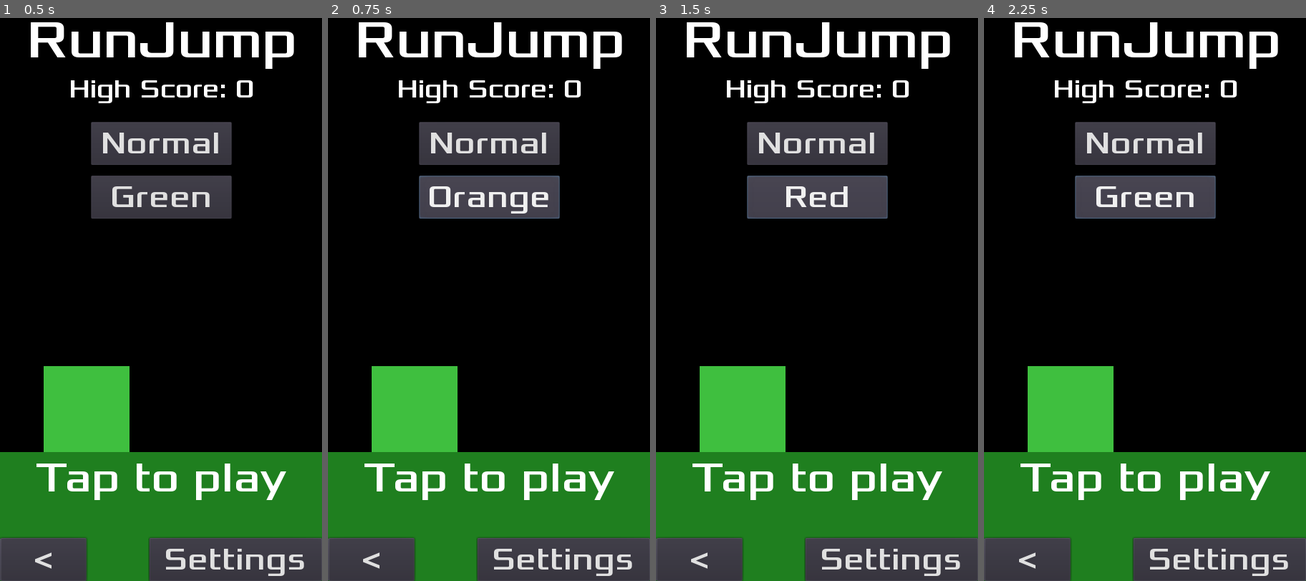
Above: before the commit, frames 1-4 (left to right).
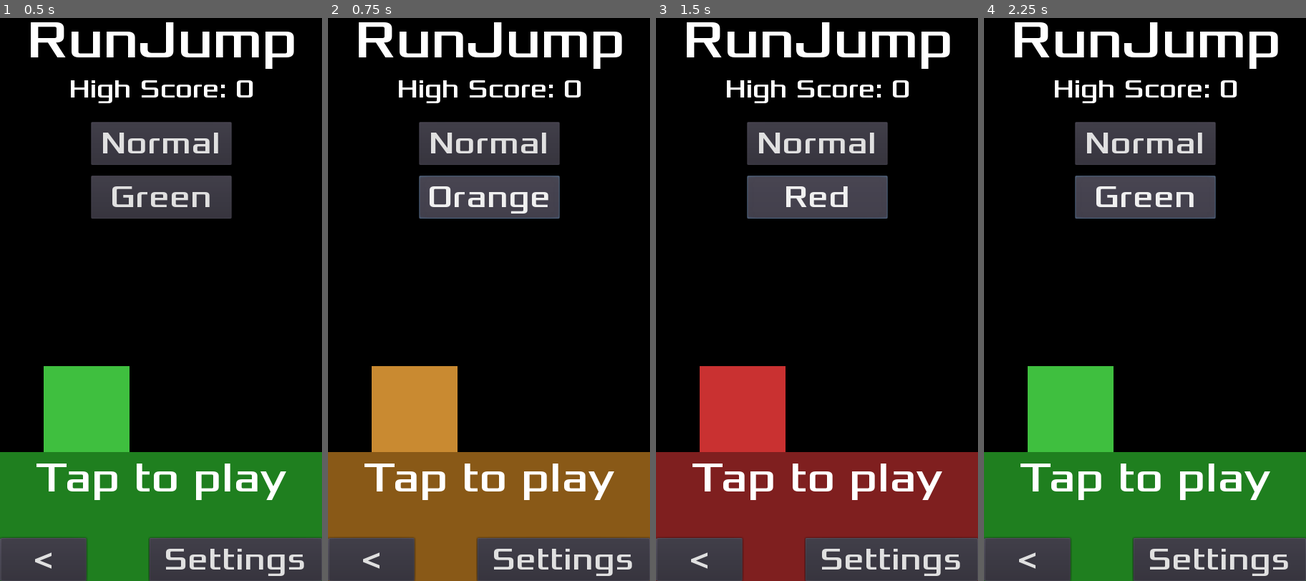
Above: after the commit, the same moments.

Repository: tomas7770/RunJump
Game: Godot game, scene res://scenes/Title/Title.tscn
Two runs of this game, one before a commit and one after it. Both use one fixed random seed, a clock stepped at 60 frames per second and the inputs below.
Inputs:
- Up to frame 1 (0.5 s): no input
- Up to frame 2 (0.75 s): click "Green" at 0.5 s
- Up to frame 3 (1.5 s): click "Orange" at 1.25 s
- Up to frame 4 (2.25 s): click "Red" at 2 s

Frame 1 is identical in both runs. In frame 2, 20% of the frame differs, in the area x 0-100%, y 61-100%; in frame 3, 20%; in frame 4, nothing differs.

Commit message:
Change colors in title to match character

Diff:
--- a/scenes/GlobalVariables.gd
+++ b/scenes/GlobalVariables.gd
@@ -13,6 +13,11 @@
 	CHARACTER.GREEN:"Green",
 	CHARACTER.ORANGE:"Orange",
 	CHARACTER.RED:"Red",
+}
+const CHARACTER_SCENES = {
+	CHARACTER.GREEN:"GreenPlayer",
+	CHARACTER.ORANGE:"OrangePlayer",
+	CHARACTER.RED:"RedPlayer",
 }
 var high_score = {}
 var sound_mute = false
@@ -114,3 +119,8 @@
 
 func next_character():
 	selected_character = (selected_character+1)%(CHARACTER.size())
+
+func load_character_scene(character):
+	var scene_name = CHARACTER_SCENES[character]
+	var player_scene = load("res://scenes/"+scene_name+"/"+scene_name+".tscn")
+	return player_scene
--- a/scenes/Main/Main.gd
+++ b/scenes/Main/Main.gd
@@ -3,11 +3,6 @@
 
 const DIFFICULTY = GlobalVariables.DIFFICULTY
 const CHARACTER = GlobalVariables.CHARACTER
-const CHARACTER_SCENES = {
-	CHARACTER.GREEN:"GreenPlayer",
-	CHARACTER.ORANGE:"OrangePlayer",
-	CHARACTER.RED:"RedPlayer",
-}
 export (PackedScene) var Platform
 export var initial_speed = 250
 export var default_speed_increment = 2
@@ -28,8 +23,7 @@
 	new_game()
 
 func _add_player():
-	var scene_name = CHARACTER_SCENES[GlobalVariables.selected_character]
-	var player_scene = load("res://scenes/"+scene_name+"/"+scene_name+".tscn")
+	var player_scene = GlobalVariables.load_character_scene(GlobalVariables.selected_character)
 	player = player_scene.instance()
 	if player.get("plat_color"):
 		force_plat_color = player.plat_color
--- a/scenes/TitleHUD/TitleHUD.gd
+++ b/scenes/TitleHUD/TitleHUD.gd
@@ -10,7 +10,7 @@
 	GlobalVariables.resize_control_toSafeArea($HUD_Container)
 	_update_hscore()
 	_update_difficulty_label()
-	_update_character_label()
+	_update_character()
 
 func _notification(what):
 	if what == MainLoop.NOTIFICATION_WM_QUIT_REQUEST \
@@ -25,8 +25,16 @@
 func _update_difficulty_label():
 	$HUD_Container/DifficultyButton.text = DIFFICULTY_STRINGS[GlobalVariables.selected_difficulty]
 
-func _update_character_label():
+func _update_character():
 	$HUD_Container/CharacterButton.text = CHARACTER_STRINGS[GlobalVariables.selected_character]
+	var player_scene = GlobalVariables.load_character_scene(GlobalVariables.selected_character)
+	var dummy_player = player_scene.instance()
+	var title = get_parent()
+	title.get_node("Player").get_node("Sprite").modulate = dummy_player.get_node("Sprite").modulate
+	if dummy_player.get("plat_color"):
+		title.get_node("Platform").set_color(dummy_player.plat_color)
+	else:
+		title.get_node("Platform").set_color("#1f7f1f")
 
 func _on_SettingsButton_pressed():
 	loaded_settings_hud = SETTINGS_HUD.instance()
@@ -40,7 +48,7 @@
 func _on_CharacterButton_pressed():
 	GlobalVariables.next_character()
 	_update_hscore()
-	_update_character_label()
+	_update_character()
 
 func _on_QuitButton_pressed():
 	$HUD_Container/QuitDialog.popup()
